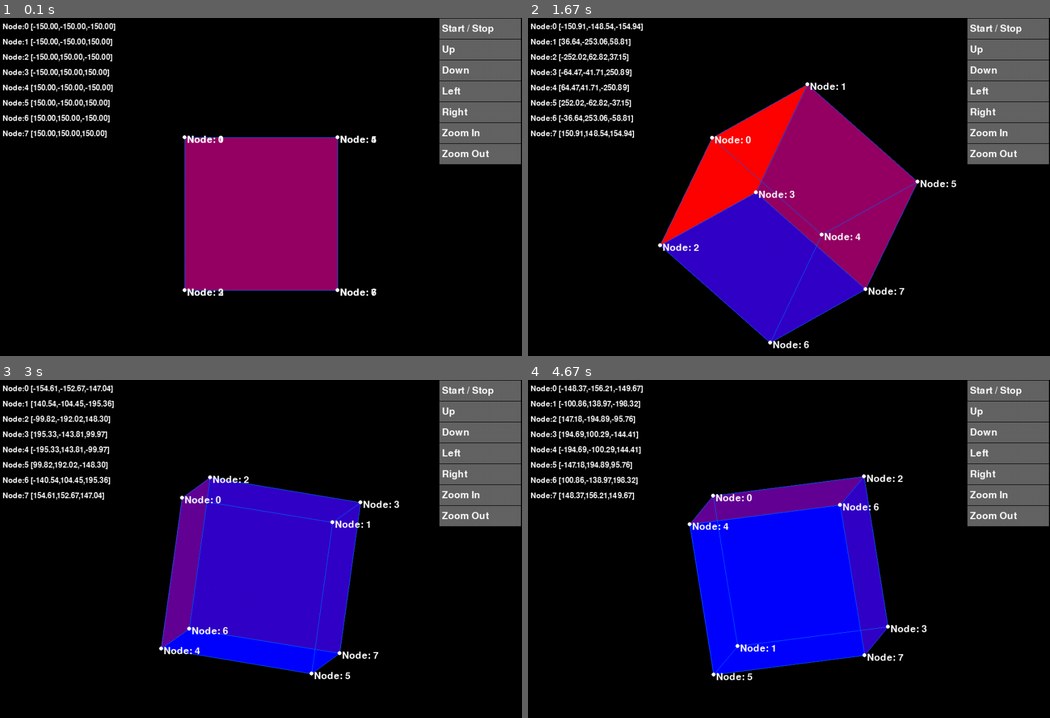
Above: before the commit, frames 1-4 (two rows, left to right).
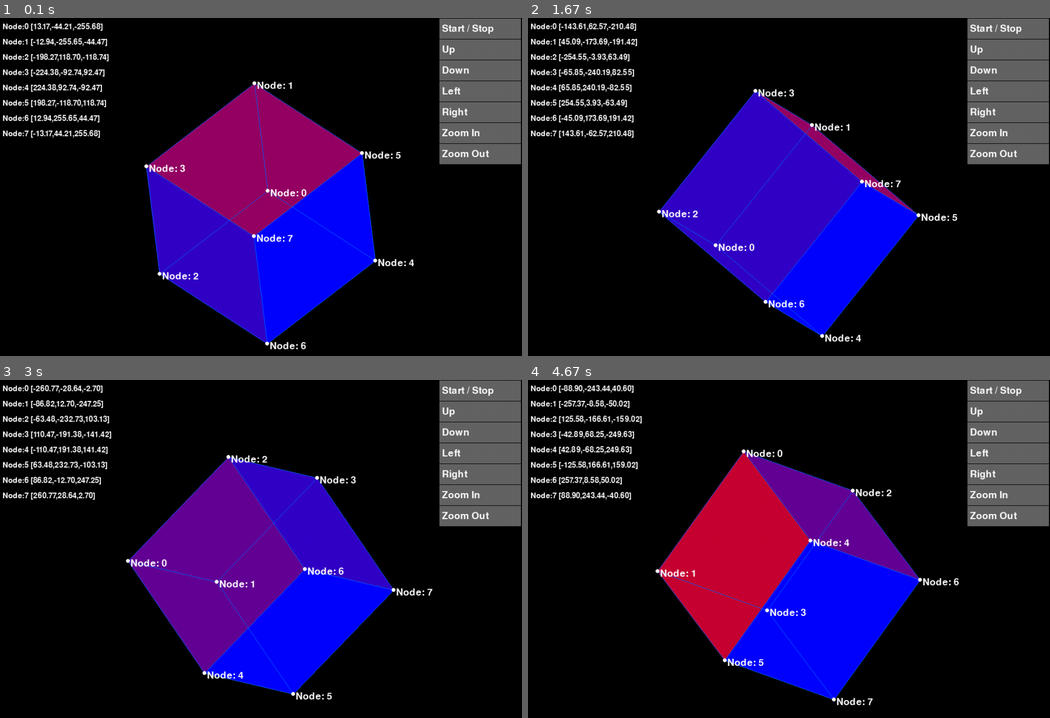
Above: after the commit, the same moments.

Repository: frellfrack/pygamecube
Game: pygame game, started from cube.py
The game is run twice, just before and just after one commit, with the same random seed, the same clock (stepped at 60 frames per second) and the same inputs.
Inputs (mouse positions are in pixels of both pictures, inside the frame that each line leads up to):
- Up to frame 1 (0.1 s): no input
- Up to frame 2 (1.67 s): tap = at 0.33, 0.82 s; hold Right 0.67-1.13 s; tap Space at 0.73, 1.23, 1.57 s; hold Up 1.17-1.47 s; tap - at 1.32 s; hold Right from 1.5 s (still down)
- Up to frame 3 (3 s): tap Space at 1.87, 2.07, 2.37, 2.63 s; release Right at 1.97 s; hold Left 2-2.53 s; tap = at 2.15 s; hold Down 2.57-2.87 s; tap - at 2.72 s; click "Start / Stop" at 2.95 s
- Up to frame 4 (4.67 s): hold Left 3.23-3.63 s; move the mouse to (627, 667) at 3.27 s; tap Space at 3.3, 3.6, 3.73, 4.13, 4.43 s; tap = at 3.38 s; hold Up 3.67-4.03 s; tap - at 3.82 s; hold Right from 4.07 s (still down)

The runs differ from the first frame. In frame 1, 19% of the frame differs, in the area x 6-80%, y 1-99%; in frame 2, 22%, in the area x 6-83%, y 1-98%; in frame 3, 19%; in frame 4, 19%.

Commit message:
General code fixes

Diff:
--- a/cube.py
+++ b/cube.py
@@ -25,10 +25,10 @@
 
         self.options =[
         {'label':"Start / Stop",'callback': 'self.startStop()' },
-        {'label':'Up', 'callback': 'self.rotateX3D(-0.01)'},
-        {'label':'Down', 'callback': 'self.rotateX3D(0.01)'},
-        {'label':'Left', 'callback': 'self.rotateY3D(0.01)'},
-        {'label':'Right', 'callback': 'self.rotateY3D(-0.01)'},
+        {'label':'Up', 'callback': 'self.rotateX3D(0.01)'},
+        {'label':'Down', 'callback': 'self.rotateX3D(-0.01)'},
+        {'label':'Left', 'callback': 'self.rotateY3D(-0.01)'},
+        {'label':'Right', 'callback': 'self.rotateY3D(0.01)'},
         {'label':'Zoom In', 'callback': 'self.zoom(1.01)'},
         {'label':'Zoom Out', 'callback': 'self.zoom(0.99)'}
         ]
@@ -91,9 +91,9 @@
         self.clickStart =[]
         self.clickFinish=[]
 
-        #self.rotateX3D(10)
-        #self.rotateY3D(10)
-        #self.rotateZ3D(10)
+        self.rotateX3D(10)
+        self.rotateY3D(10)
+        self.rotateZ3D(10)
 
         self.mainLoop()
 
@@ -144,9 +144,9 @@
                 elif (event.key == pygame.K_DOWN):
                     self.rotateX3D(-0.01)
                 elif (event.key == pygame.K_LEFT):
+                    self.rotateY3D(-0.01)
+                elif (event.key == pygame.K_RIGHT):
                     self.rotateY3D(0.01)
-                elif (event.key == pygame.K_RIGHT):
-                    self.rotateY3D(-0.01)
                 elif (event.key == pygame.K_EQUALS):
                     self.zoom(1.01)
                 elif (event.key == pygame.K_MINUS):
@@ -225,12 +225,22 @@
             pygame.draw.rect(self.screen, self.optionColour, [self.menuLeft, top, self.optionWidth, self.optionHeight])
             self.drawLabel ([self.menuLeft+5,top+10],self.options[i]['label'],28)
 
+    def drawSurfaces (self):
+        for i in range(0, self.surfaceLen, 1):
+            self.drawFace(
+            [
+            self.surfaces[i][0],
+            self.surfaces[i][1],
+            self.surfaces[i][2],
+            self.surfaces[i][3]
+            ],
+            (0,0,20)
+            )
+
     def drawFaces(self):
         surfaceTotals ={}
-        print ("\n")
         for i in range(0, self.surfaceLen, 1):
             surfaceTotals[i]= self.sumNodes (i)
-            print (surfaceTotals[i])
         surfaceTotals ={k:v for k, v in sorted(surfaceTotals.items(),key=lambda item:item[1])}
         i=0
         for key, value in surfaceTotals.items():
@@ -249,7 +259,6 @@
         total = 0
         tmp =[]
         for i in range(0, 4, 1):
-            #print  (self.nodes[self.surfaces[surface][i]][2])
             tmp.append(self.nodes[self.surfaces[surface][i]][2])
         return min(tmp)
 
@@ -294,8 +303,6 @@
     def drawLabel (self,cords,message,fontsize):
         font = pygame.font.SysFont(None, fontsize)
         text = font.render(message, True, self.labelColour)
-
-        #textRect.center = (cords[0], cords[1])
         self.screen.blit(text,(cords[0], cords[1]))
 
 if __name__ == "__main__":
